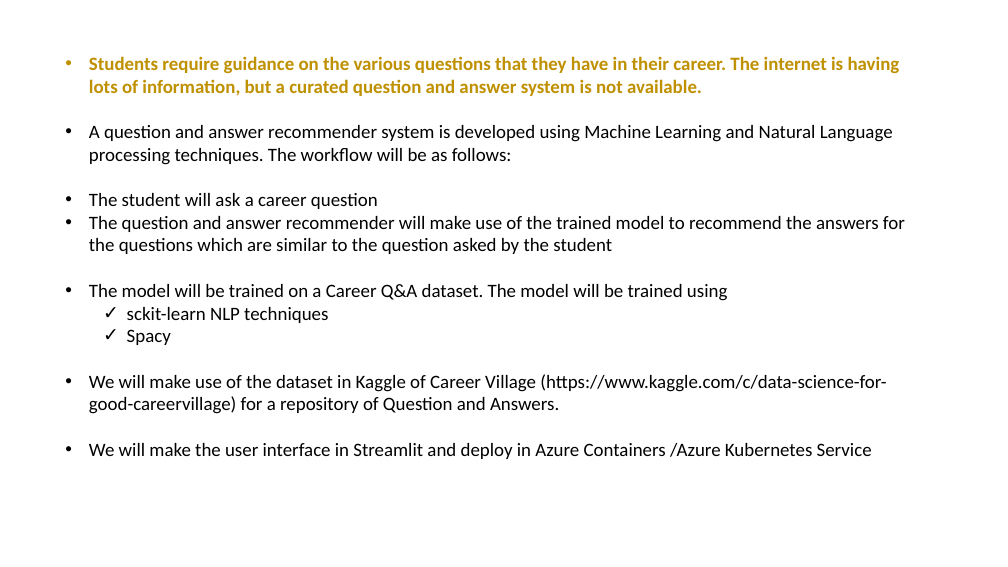
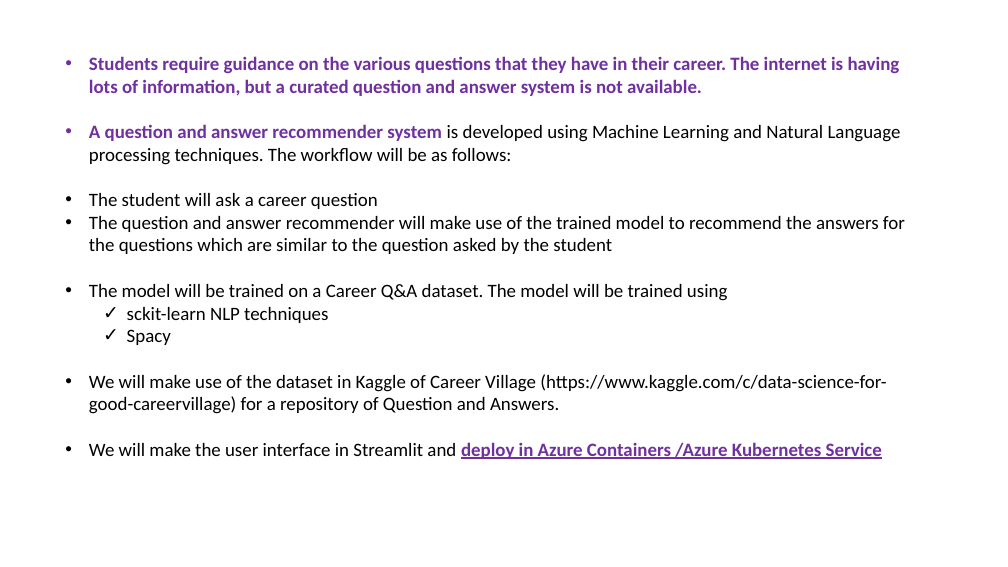
Before and after one commit to ambarishg/recoquestions-azuredev, a slide deck: slide 1 of presentation-azuredev.pptx. Drawn at 1008x567 pixels with LibreOffice and Linux fonts; fonts in the diff are those of the drawing. Boxes give left, top, right and bottom in pixels: in the first picture for what was removed or moved away, otherwise in the second. Text is boxed around its words. In the diff, an @@ line names an element or a change of style, - is before the commit and + after.

```diff
--- a/presentation-azuredev.pptx
+++ b/presentation-azuredev.pptx
@@ text at box(89, 56, 901, 459): text colour #BF9000 to #7030A0 in "Students require guidance on the various questions ..."; text colour #000000 to #7030A0, bold on in "A question and answer recommender system", "deploy in Azure Containers /Azure Kubernetes Service"; underline on in "deploy in Azure Containers /Azure Kubernetes Service" @@
```
Also in this commit, not shown: 1 other file.
